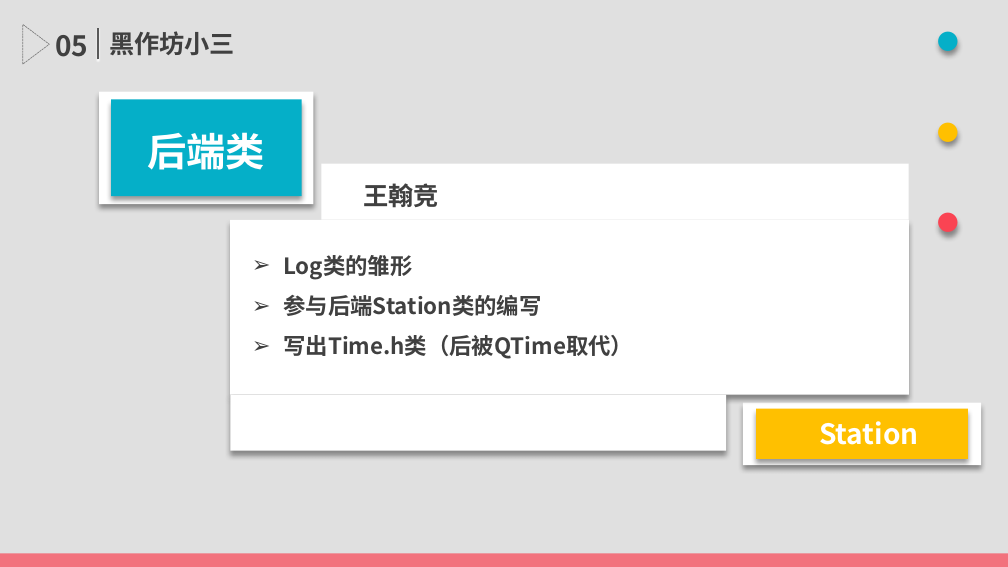
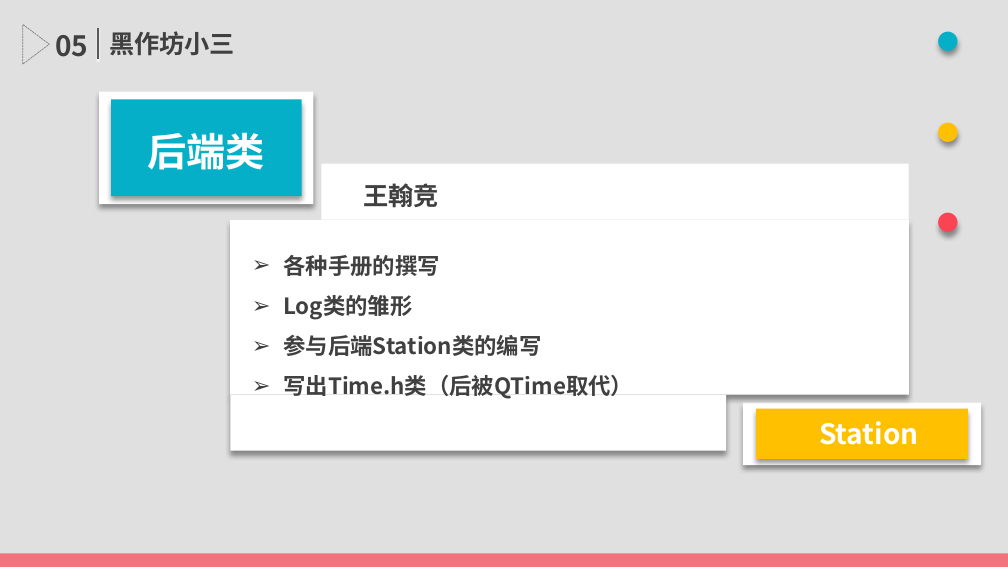
Before and after one commit to TimerChen/TrainTickets, a slide deck: slide 20 of Presentation/presentation.pptx. Drawn at 1008x567 pixels with LibreOffice and Linux fonts; fonts in the diff are those of the drawing. Boxes give left, top, right and bottom in pixels: in the first picture for what was removed or moved away, otherwise in the second. Text is boxed around its words. In the diff, an @@ line names an element or a change of style, - is before the commit and + after.

```diff
--- a/Presentation/presentation.pptx
+++ b/Presentation/presentation.pptx
@@ text at box(283, 255, 439, 276): paragraph added @@
+➢ 各种手册的撰写
```
Also in this commit, not shown: 2 other slides changed.
